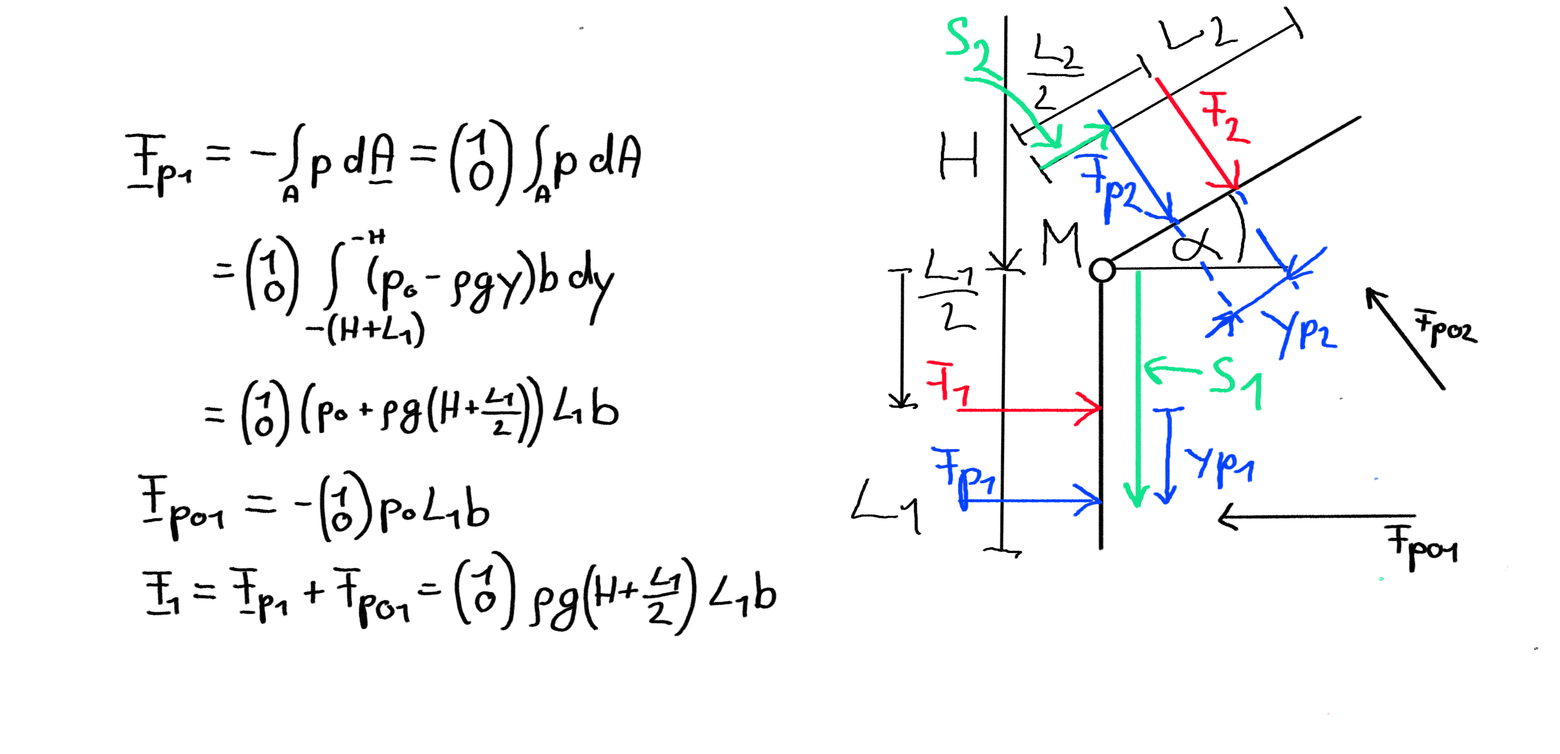
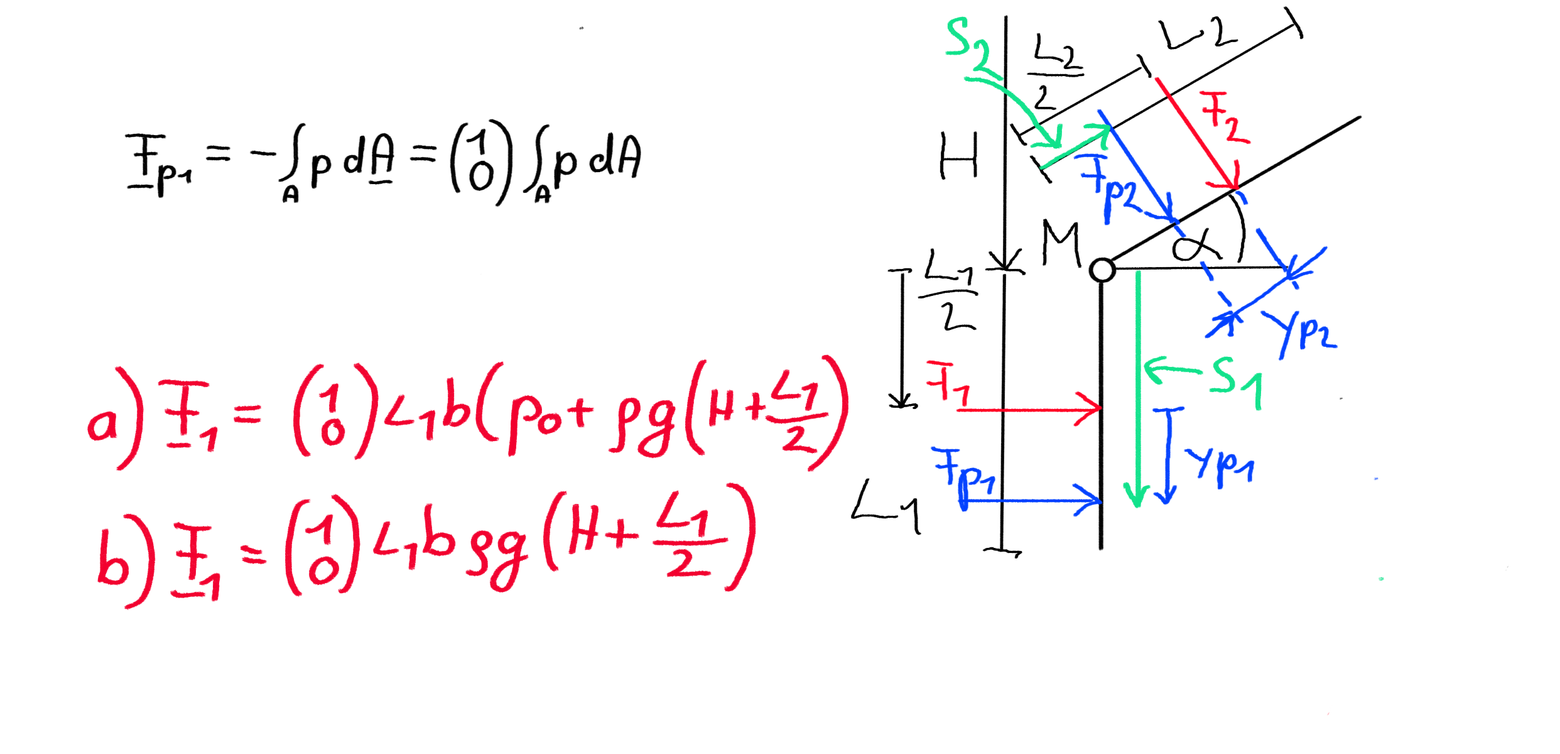
Two versions of the same layered image (1560px x 754px). Layer-by-layer changes:
added layer "Paint Layer 11" in group "Group 6" over [87,281,850,637]
hid "Paint Layer 10", painted on it over [87,270,1539,651]
hid "Paint Layer 9", painted on it over [112,310,716,637]
hid "Paint Layer 8", painted on it over [157,227,676,432]
painted on "Paint Layer 3" over [1217,286,1480,523]
painted on "Paint Layer 2" over [844,287,1367,532]
painted on "Layer 2 Merged" over [723,286,1480,619]
